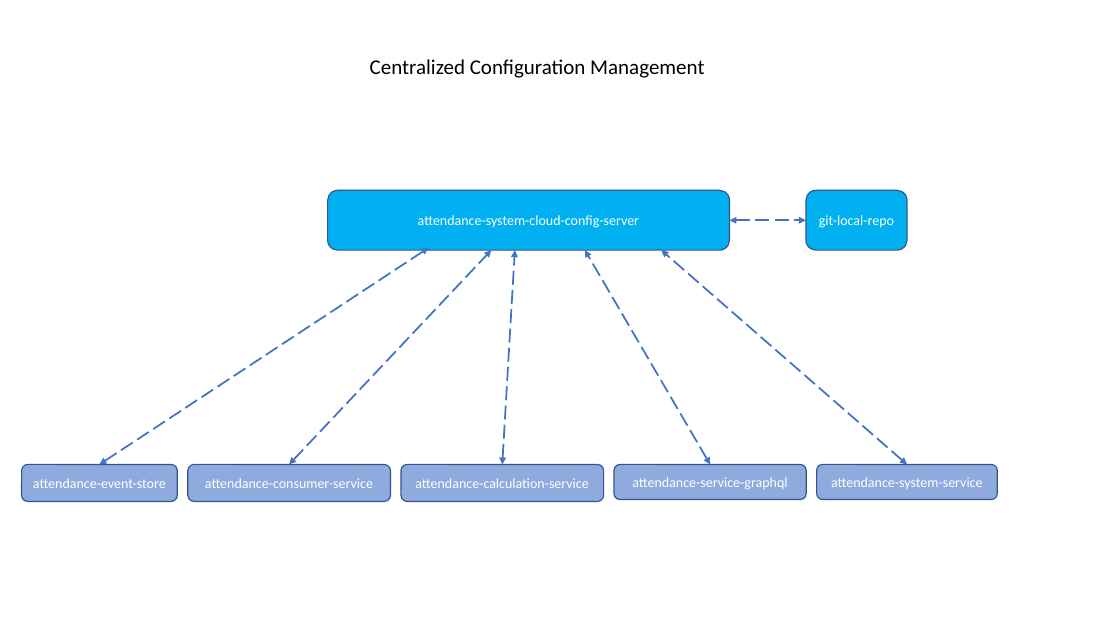
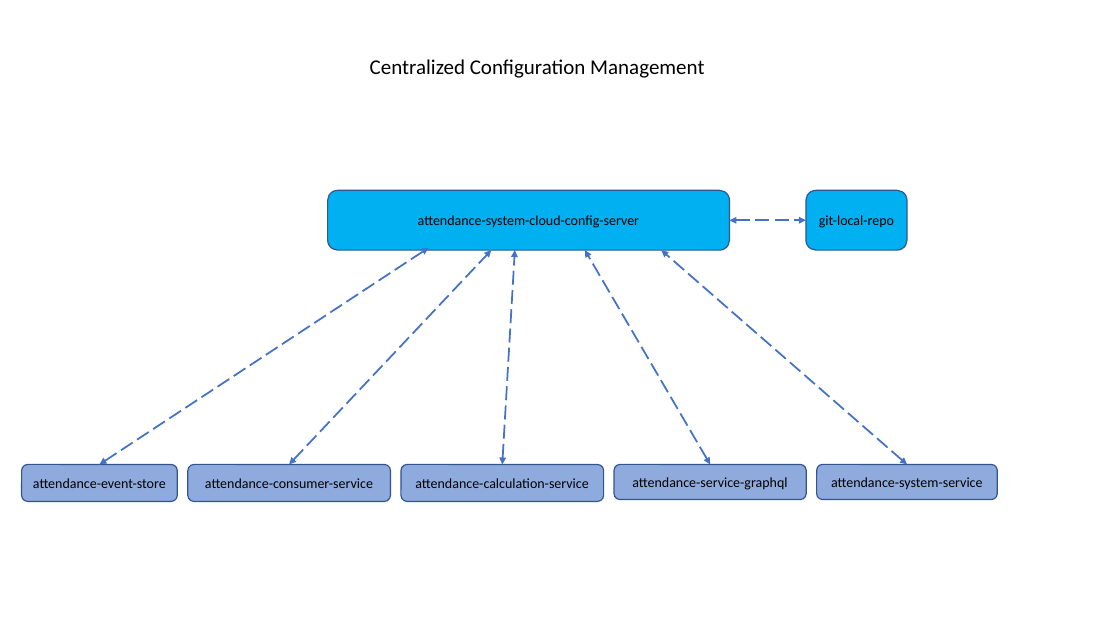
Before and after one commit to avikdigidev/attendance-system, a slide deck: slide 2 of diagrams.pptx. Drawn at 1120x630 pixels with LibreOffice and Linux fonts; fonts in the diff are those of the drawing. Boxes give left, top, right and bottom in pixels: in the first picture for what was removed or moved away, otherwise in the second. Text is boxed around its words. In the diff, an @@ line names an element or a change of style, - is before the commit and + after.

```diff
--- a/diagrams.pptx
+++ b/diagrams.pptx
@@ text colour #FFFFFF to #000000 in 7 elements at box(22, 465, 177, 502), box(328, 191, 729, 250), box(401, 465, 603, 502), box(188, 465, 391, 502), box(806, 191, 907, 250), box(614, 465, 807, 500), box(817, 465, 997, 500) @@
```
Also in this commit, not shown: 1 other slide changed.
